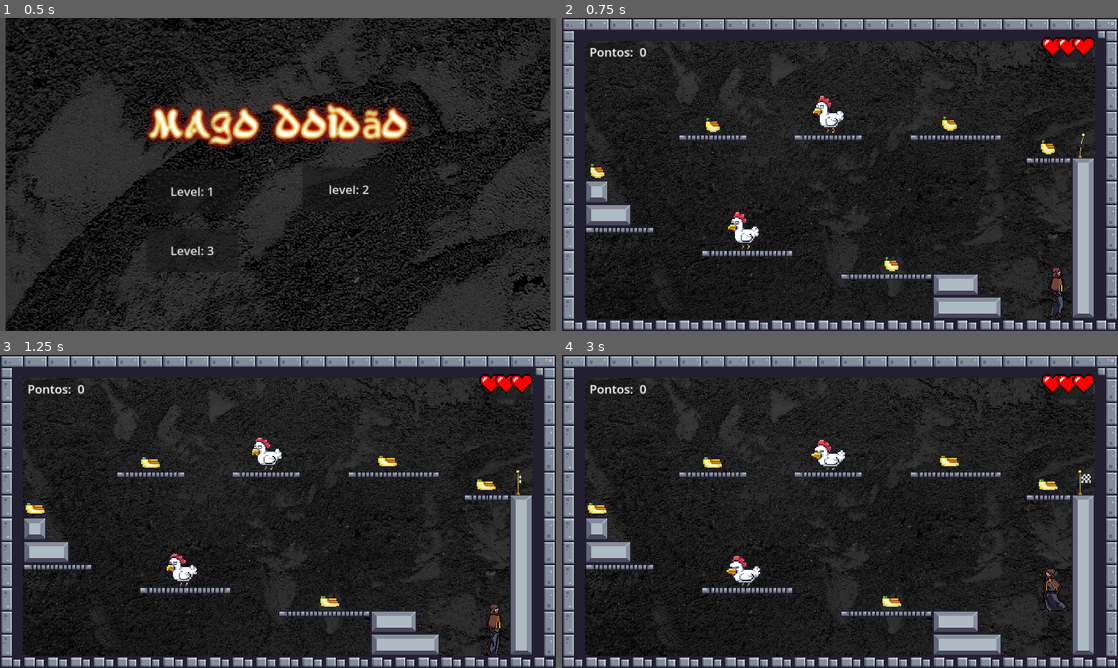
Above: before the commit, frames 1-4 (two rows, left to right).
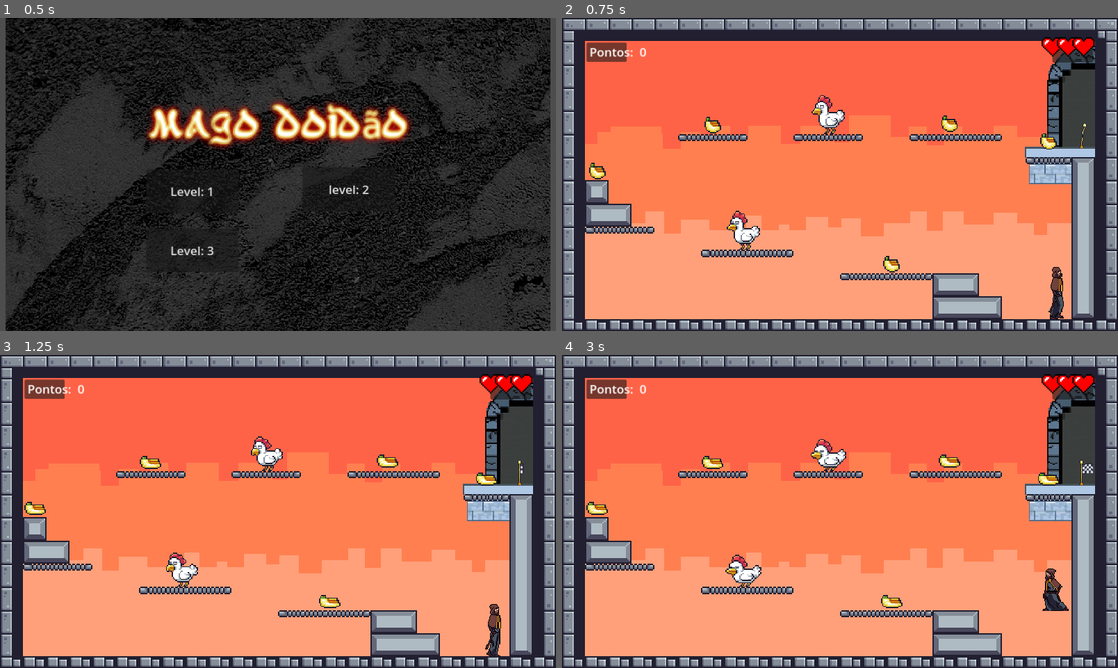
Above: after the commit, the same moments.

Repository: Hudson-Storti/Mago_Doid-o
Game: Godot game, scene res://scenes/menu/main_menu.tscn
The game is run twice, just before and just after one commit, with the same random seed, the same clock (stepped at 60 frames per second) and the same inputs.
Inputs:
- Up to frame 1 (0.5 s): no input
- Up to frame 2 (0.75 s): click "Level: 1" at 0.5 s
- Up to frame 3 (1.25 s): no input
- Up to frame 4 (3 s): hold Right (ui_right) 1.28-2.78 s; tap W (Jump) at 1.35, 1.52, 1.82, 2.1, 2.27, 2.57, 2.85 s; hold Left (ui_left) from 2.78 s (still down)

Frame 1 is identical in both runs. In frame 2, 72% of the frame differs, in the area x 4-96%, y 7-97%; in frame 3, 72%; in frame 4, 72%.

Commit message:
Atualizações 01/11

Diff:
--- a/scenes/game objects/enemy.gd
+++ b/scenes/game objects/enemy.gd
@@ -1,29 +1,20 @@
+# Enemy.gd
 extends RigidBody2D
 
-@onready var game_manager: Node = %GameManager
-
-# Called when the node enters the scene tree for the first time.
-func _ready():
-	pass # Replace with function body.
-
-
-# Called every frame. 'delta' is the elapsed time since the previous frame.
-func _process(delta):
-	pass
-
-
 func _on_area_2d_body_entered(body):
-	if (body.name == "CharacterBody2D"):
+	if body.name == "CharacterBody2D":
 		var y_delta = position.y - body.position.y
 		var x_delta = body.position.x - position.x
-		if (y_delta > 30):
+
+		if y_delta > 30:
 			print("Destroy enemy")
 			queue_free()
 			body.jump()
 		else:
 			print("Decrease player health")
-			game_manager.decrease_health()
-			if (x_delta > 0):
+			body.on_enemy_collision()
+
+			if x_delta > 0:
 				body.jump_side(500)
 			else:
 				body.jump_side(-500)
--- a/scenes/game objects/main_character.gd
+++ b/scenes/game objects/main_character.gd
@@ -1,47 +1,61 @@
+# Player.gd
 extends CharacterBody2D
 
 const SPEED = 300.0
 const JUMP_VELOCITY = -850.0
 @onready var sprite_2d = $Sprite2D
+@onready var life_container = get_node("/root/Node/UI/Hearts/HBoxContainer")  # Ajuste o caminho se necessário
 
 var gravity = ProjectSettings.get_setting("physics/2d/default_gravity")
-var is_jumping = false  # Controla se o personagem está no ar
+var is_jumping = false
+var lives = 3
+var checkpoint_position = Vector2()
 
 func jump():
 	velocity.y = JUMP_VELOCITY
-	is_jumping = true  # Marca que o personagem iniciou um pulo
+	is_jumping = true
+
+func jump_side(side_velocity: float):
+	velocity.y = JUMP_VELOCITY * 0.5
+	velocity.x = side_velocity
 
 func _physics_process(delta: float) -> void:
-	# Aplicando gravidade se não estiver no chão
 	if not is_on_floor():
 		velocity.y += gravity * delta
 	else:
-		# Ao tocar o chão, o personagem não está mais pulando
 		is_jumping = false
 
-	# Pular se a tecla Jump (Espaço ou W) for pressionada e o player estiver no chão
 	if Input.is_action_just_pressed("Jump") and is_on_floor():
 		jump()
 
-	# Movimentação lateral com AWSD e Setas
 	var direction := Input.get_axis("ui_left", "ui_right")
-	print("Direction: ", direction)  # Adicione esta linha para debugar
 	if direction != 0:
 		velocity.x = direction * SPEED
-		sprite_2d.flip_h = direction < 0  # Troca direção do sprite
+		sprite_2d.flip_h = direction < 0
 	else:
-		velocity.x = move_toward(velocity.x, 0, 15)  # Suaviza a parada
+		velocity.x = move_toward(velocity.x, 0, 15)
 
-	# Atualiza a animação
 	update_animation()
-
-	# Movimenta o personagem e lida com colisões
 	move_and_slide()
 
 func update_animation():
 	if is_jumping:
-		sprite_2d.animation = "Jump"  # Animação de pulo
+		sprite_2d.animation = "Jump"
 	elif abs(velocity.x) > 1:
-		sprite_2d.animation = "Run"  # Animação de correr
+		sprite_2d.animation = "Run"
 	else:
-		sprite_2d.animation = "Walk"  # Animação de andar/parado
+		sprite_2d.animation = "Walk"
+
+# Função para diminuir uma vida e atualizar a HUD
+func lose_life():
+	lives -= 1
+	life_container.update_lives(-1)  # Atualiza a HUD para refletir a perda de vida
+	if lives > 0:
+		position = checkpoint_position
+	else:
+		get_tree().change_scene("res://Menu.tscn")  # Volta para o menu ao perder todas as vidas
+		print("Game Over")
+
+func on_enemy_collision():
+	lose_life()
+	jump_side(-500 if position.x < checkpoint_position.x else 500)
--- a/scenes/levels/level1.tscn
+++ b/scenes/levels/level1.tscn
@@ -2,7 +2,7 @@
 
 [ext_resource type="Texture2D" uid="uid://duwmk8sp0fwyx" path="res://assets/Free/Mob/masked_orc_idle_anim_f0.png" id="1_exg6q"]
 [ext_resource type="Script" path="res://game_manager.gd" id="2_cocw2"]
-[ext_resource type="Texture2D" uid="uid://b1cjoblgdfhp6" path="res://assets/Free/2-QdoJ7tuIvEWeAAAAABJRU5ErkJggg==.png" id="3_6oebr"]
+[ext_resource type="Texture2D" uid="uid://bq36xnonogu2r" path="res://assets/Free/Background/New Piskel-2.png.png" id="3_8o46o"]
 [ext_resource type="Texture2D" uid="uid://8jbj3dly0m" path="res://assets/Free/Terrain/Terrain (16x16).png" id="4_l2urj"]
 [ext_resource type="PackedScene" uid="uid://c6qkgg2t757j2" path="res://scenes/game objects/main_character.tscn" id="5_bkojj"]
 [ext_resource type="PackedScene" uid="uid://qcue26mjr617" path="res://scenes/game objects/collectable.tscn" id="6_ijmbq"]
@@ -265,13 +265,14 @@
 anchors_preset = 15
 anchor_right = 1.0
 anchor_bottom = 1.0
-offset_left = -64.0
-offset_top = -100.0
-offset_right = 64.0
-offset_bottom = 101.0
-grow_horizontal = 2
-grow_vertical = 2
-texture = ExtResource("3_6oebr")
+offset_left = -113.0
+offset_top = 47.0
+offset_right = 264.0
+offset_bottom = 286.0
+grow_horizontal = 2
+grow_vertical = 2
+scale = Vector2(0.9, 0.9)
+texture = ExtResource("3_8o46o")
 stretch_mode = 1
 
 [node name="TileMap" type="TileMap" parent="SceneObjects"]
@@ -296,7 +297,7 @@
 
 [node name="Collectable3" parent="SceneObjects/Collectables group" instance=ExtResource("6_ijmbq")]
 texture_filter = 1
-position = Vector2(984, 293)
+position = Vector2(985, 281)
 
 [node name="Collectable4" parent="SceneObjects/Collectables group" instance=ExtResource("6_ijmbq")]
 texture_filter = 1
@@ -308,7 +309,7 @@
 
 [node name="Finish" parent="SceneObjects" instance=ExtResource("7_3rop7")]
 texture_filter = 1
-position = Vector2(1017, 1)
+position = Vector2(1020, -19)
 target_level = ExtResource("8_f5but")
 
 [node name="Enemies" type="Node" parent="SceneObjects"]
--- a/scenes/levels/level2.tscn
+++ b/scenes/levels/level2.tscn
@@ -256,10 +256,10 @@
 anchors_preset = 15
 anchor_right = 1.0
 anchor_bottom = 1.0
-offset_left = -64.0
-offset_top = -100.0
-offset_right = 64.0
-offset_bottom = 101.0
+offset_left = -174.0
+offset_top = -103.0
+offset_right = 174.0
+offset_bottom = 104.0
 grow_horizontal = 2
 grow_vertical = 2
 texture = ExtResource("3_p6md0")
Binary file added: assets/Free/Background/New Piskel-2.png.png
Not shown, added: assets/Free/Background/New Piskel-2.png.png.import
Binary file added: assets/Free/Background/New Piskel-3.png.png
Not shown, added: assets/Free/Background/New Piskel-3.png.png.import
Binary file added: assets/Free/Background/New Piskel-4.png.png
Not shown, added: assets/Free/Background/New Piskel-4.png.png.import
Binary file added: assets/Free/Background/New Piskel-5.png.png
Not shown, added: assets/Free/Background/New Piskel-5.png.png.import
